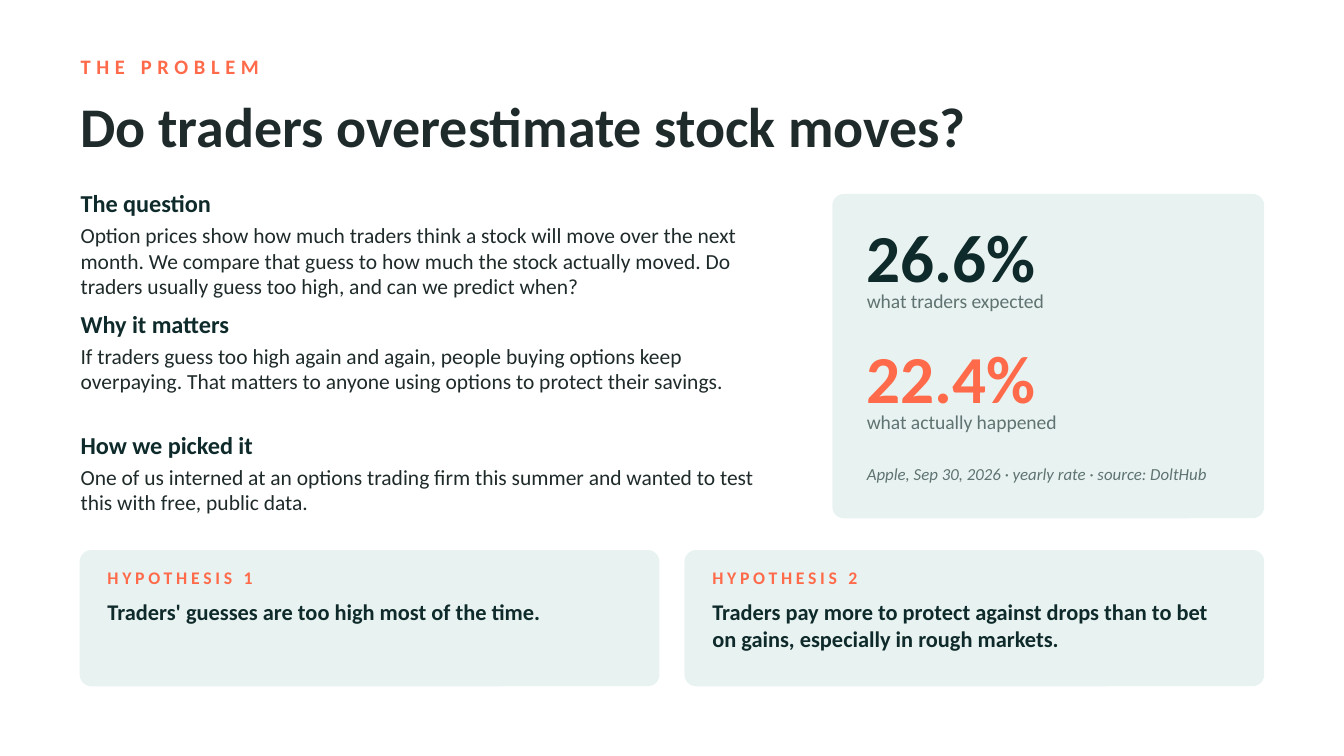
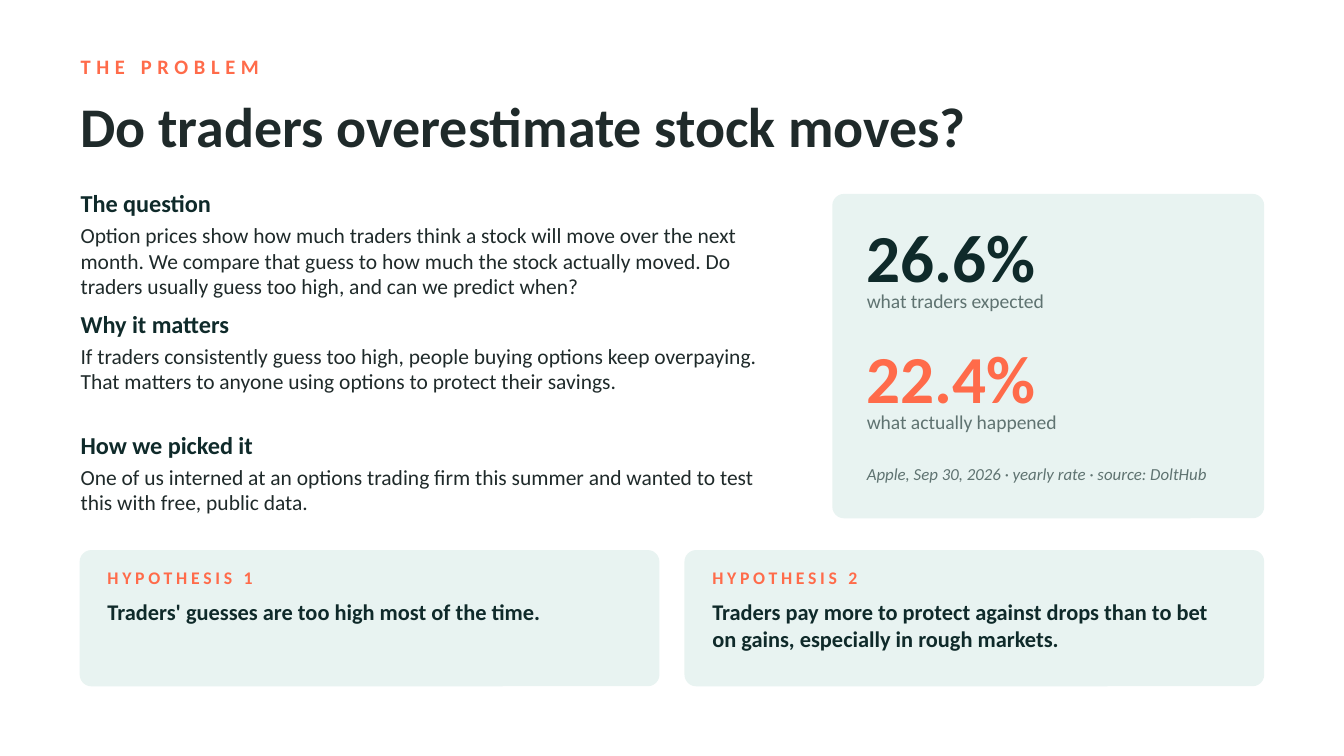
Before and after one commit to Iwas1512/UnDetermined-Data-Modeling, a slide deck: slide 2 of proposal.pptx. Drawn at 1344x756 pixels with LibreOffice and Linux fonts; fonts in the diff are those of the drawing. Boxes give left, top, right and bottom in pixels: in the first picture for what was removed or moved away, otherwise in the second. Text is boxed around its words. In the diff, an @@ line names an element or a change of style, - is before the commit and + after.

```diff
--- a/proposal.pptx
+++ b/proposal.pptx
@@ text at box(81, 349, 756, 393): text changed @@
-If traders guess too high again and again, people buying options keep overpaying. That matters to anyone using options to protect their savings.
+If traders consistently guess too high, people buying options keep overpaying. That matters to anyone using options to protect their savings.
```
Also in this commit, not shown: 4 other slides changed.
